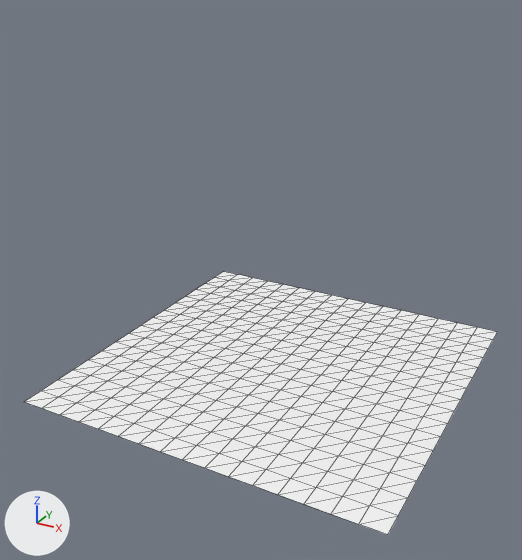
What one commit did to the glTF model assets/models/scene_playground.glb.
One viewpoint serves both versions: a camera (50 mm lens) standing at (16.4, -32.3, 21.1) and looking at (-0.4, -1.8, 5.8). The axes (+X, +Y, +Z) are drawn at lower left. The lights are the same throughout. Mesh edges are drawn as thin lines.
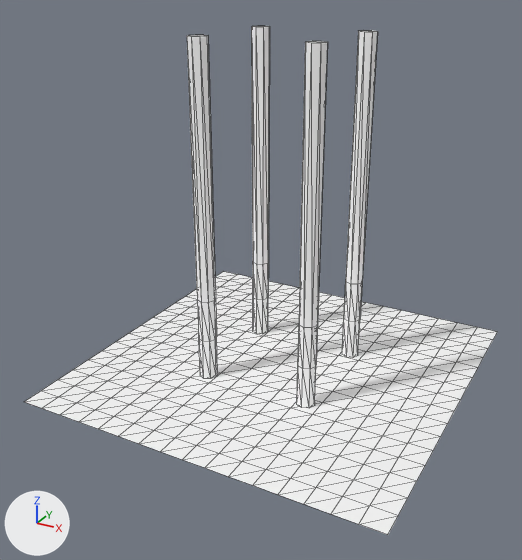
What differs and where, as boxes [x1, y1, x2, y2] in the pictures (522 x 560 px):
'pillar4', added: after [297, 41, 328, 408]
'pillar1', added: after [187, 35, 218, 379]
'pillar3', added: after [342, 31, 378, 357]
'pillar2', added: after [251, 26, 270, 334]

The change, as a diff of the scene's bpy script:
```diff
--- a/assets/models/scene_playground.glb.py
+++ b/assets/models/scene_playground.glb.py
@@ mat_pillar_base @@
+mat_pillar_base = bpy.data.materials.new('pillar_base')
+mat_pillar_base.use_nodes = True; mat_pillar_base.node_tree.nodes.clear()
+_N = mat_pillar_base.node_tree.nodes; _L = mat_pillar_base.node_tree.links
+n0 = _N.new('ShaderNodeBsdfPrincipled'); n0.name = 'Principled BSDF'
+n0.inputs[1].default_value = 1.0  # 'Metallic'
+n0.inputs[2].default_value = 1.0  # 'Roughness'
+n1 = _N.new('ShaderNodeOutputMaterial'); n1.name = 'Material Output'
+n2 = _N.new('ShaderNodeVertexColor'); n2.name = 'Color Attribute'
+_L.new(n0.outputs[0], n1.inputs[0])  # 'BSDF' to 'Surface'
+_L.new(n2.outputs[0], n0.inputs[0])  # 'Color' to 'Base Color'
@@ me_cylinder_006 @@
+me_cylinder_006.from_pydata(...)  # 32 vertices, 60 faces; spans x -0.5..0.5, y -0.5..0.5, z 0.0..18.0
+me_cylinder_006.materials.append(mat_pillar_base)
@@ ob_pillar4 @@
+ob_pillar4 = bpy.data.objects.new('pillar4', me_cylinder_006)
+ob_pillar4.location = (3.0, -3.0, 0.0)
@@ ob_pillar3 @@
+ob_pillar3 = bpy.data.objects.new('pillar3', me_cylinder_006.copy())
+ob_pillar3.location = (3.0, 3.0, 0.0)
@@ ob_pillar2 @@
+ob_pillar2 = bpy.data.objects.new('pillar2', me_cylinder_006.copy())
+ob_pillar2.location = (-3.0, 3.0, 0.0)
@@ ob_pillar1 @@
+ob_pillar1 = bpy.data.objects.new('pillar1', me_cylinder_006.copy())
+ob_pillar1.location = (-3.0, -3.0, 0.0)
```
